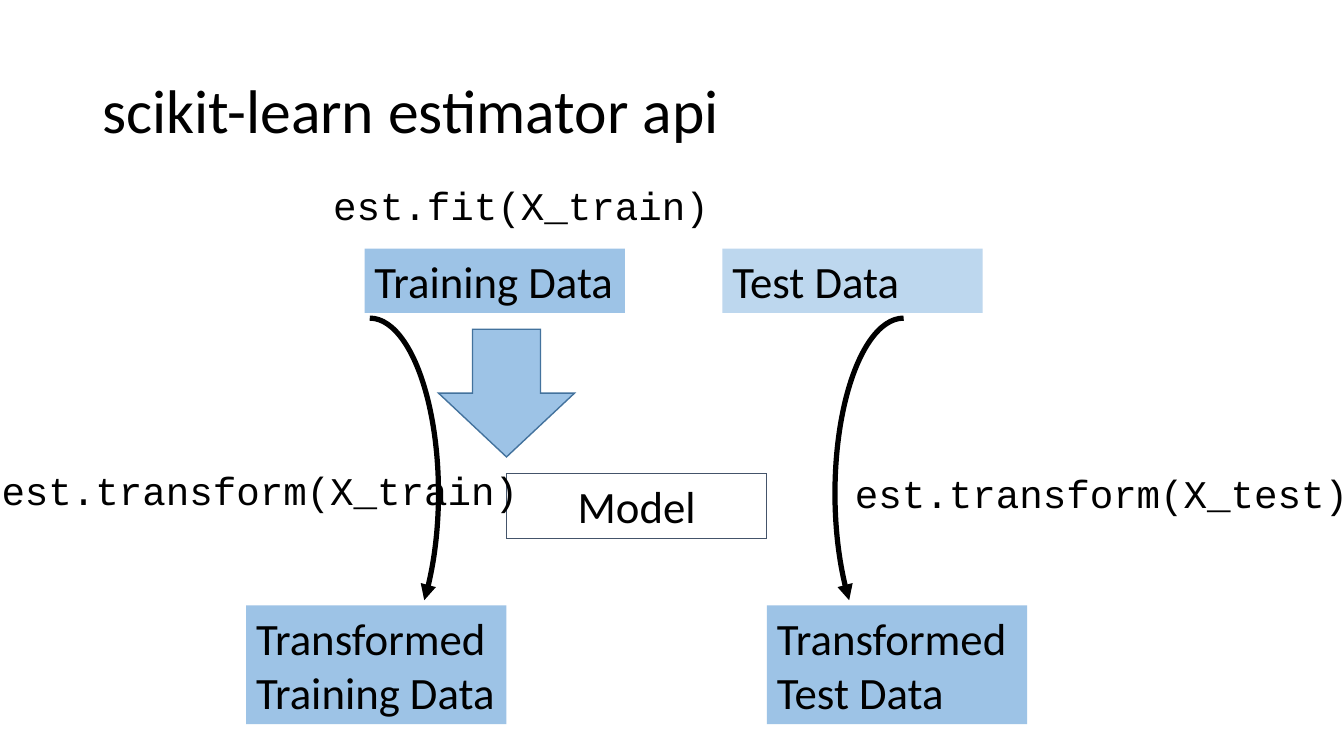
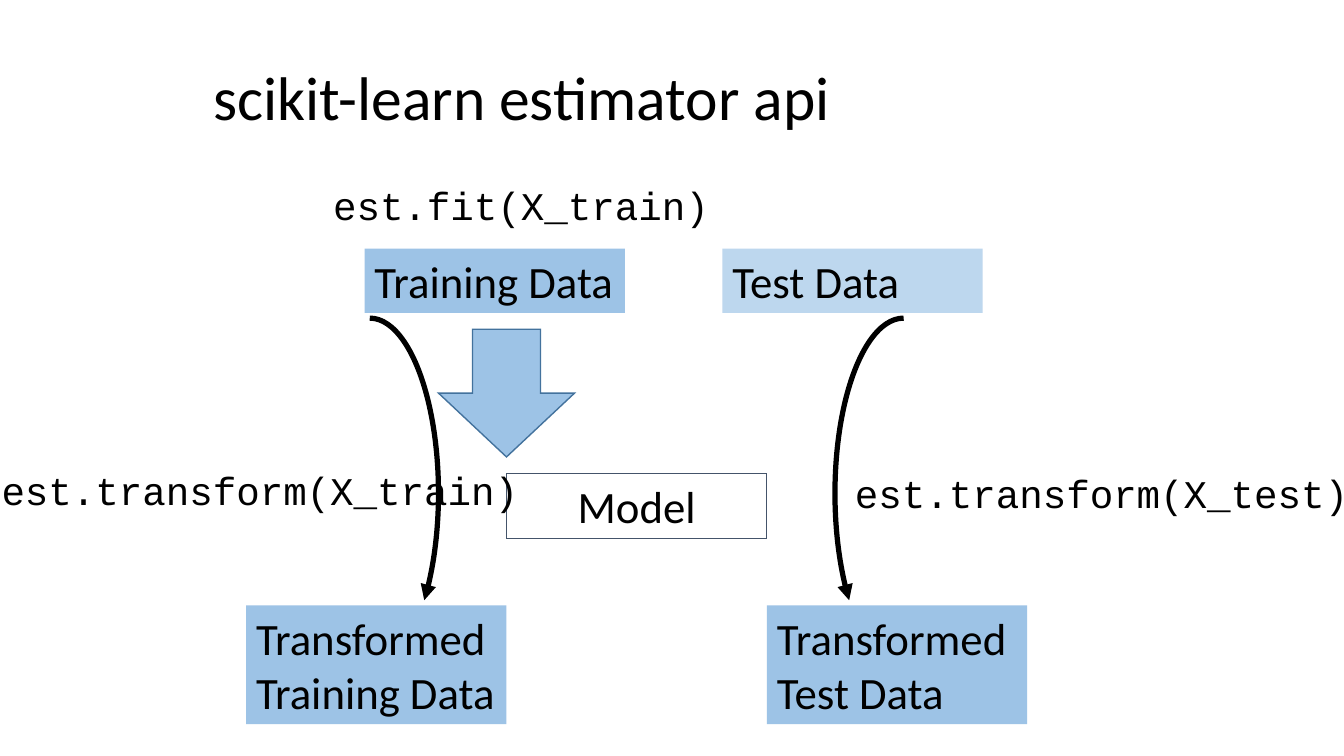
Before and after one commit to AntoineSebert/hackathon2019, a slide deck: slide 53 of slides/4.DataLoadingModelEvaluation.pptx. Drawn at 1344x756 pixels with LibreOffice and Linux fonts; fonts in the diff are those of the drawing. Boxes give left, top, right and bottom in pixels: in the first picture for what was removed or moved away, otherwise in the second. Text is boxed around its words. In the diff, an @@ line names an element or a change of style, - is before the commit and + after.

```diff
--- a/slides/4.DataLoadingModelEvaluation.pptx
+++ b/slides/4.DataLoadingModelEvaluation.pptx
@@ title "scikit-learn estimator api": place and size @@
-title "scikit-learn estimator api" at [102, 90, 719, 143]
+title "scikit-learn estimator api" at [214, 77, 830, 130]
```
Also in this commit, not shown: 5 other slides changed, 3 other files.
